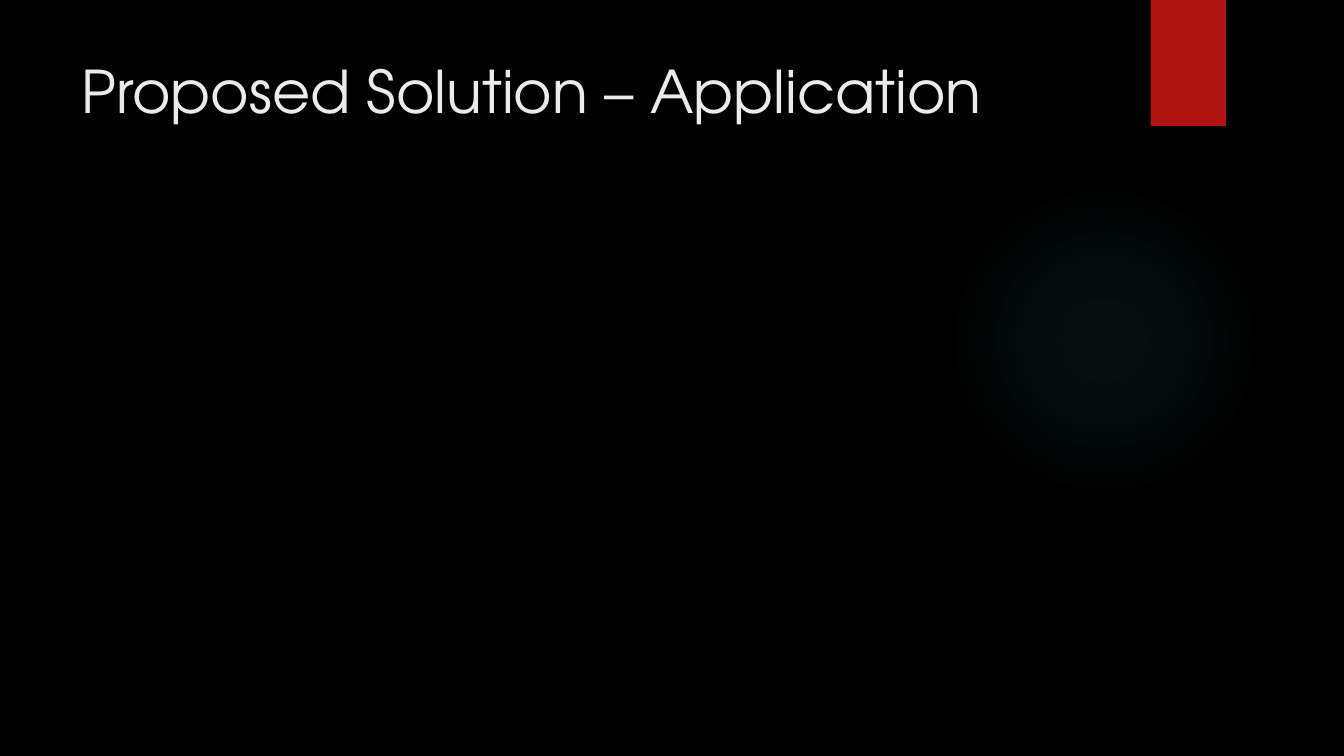
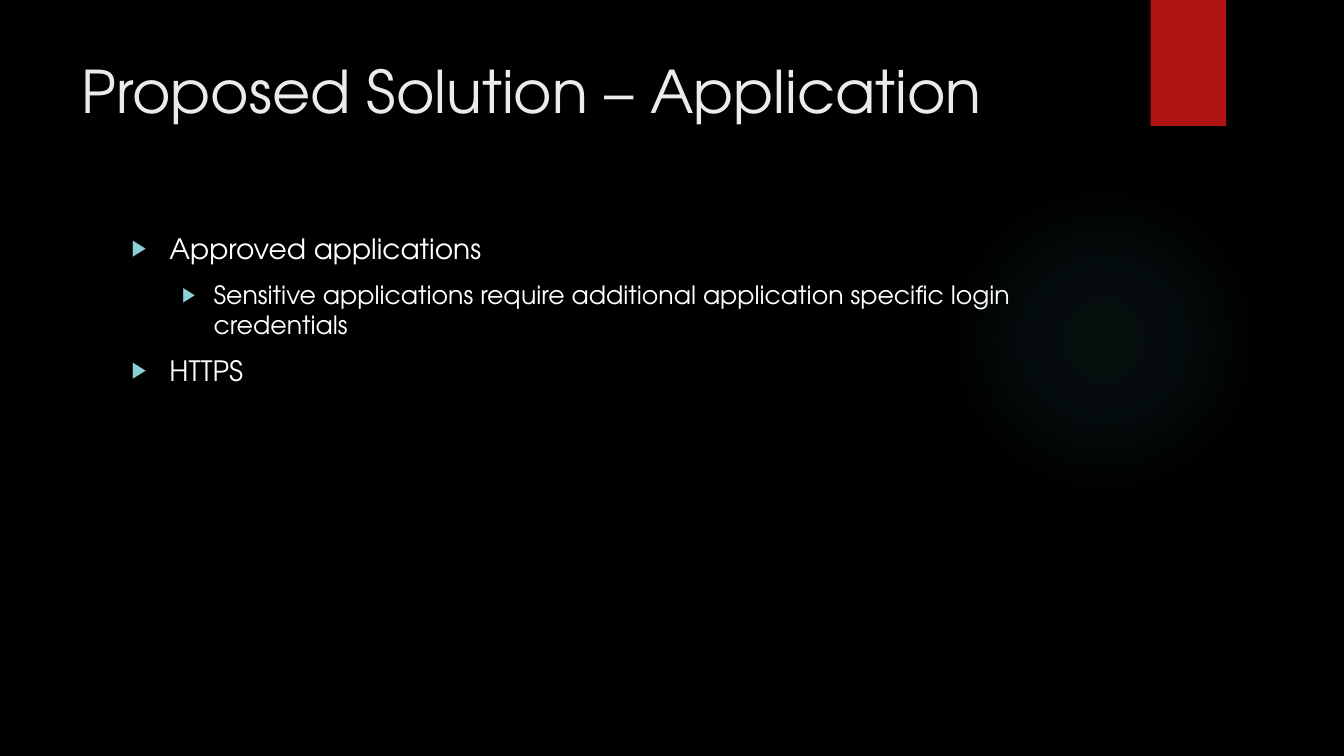
Before and after one commit to Polo08816/COSC734, a slide deck: slide 9 of Project/KevinKuo - Project Presentation.pptx. Drawn at 1344x756 pixels with LibreOffice and Linux fonts; fonts in the diff are those of the drawing; background and template pictures are left out. Boxes give left, top, right and bottom in pixels: in the first picture for what was removed or moved away, otherwise in the second. Text is boxed around its words. In the diff, an @@ line names an element or a change of style, - is before the commit and + after.

```diff
--- a/Project/KevinKuo - Project Presentation.pptx
+++ b/Project/KevinKuo - Project Presentation.pptx
@@ text added at (169,238,1010,382), 18 pt, text #FFFFFF @@
+▶ Approved applications
+  ▶ Sensitive applications require additional application specific login credentials
+▶ HTTPS
```
Also in this commit, not shown: 3 other slides changed.
